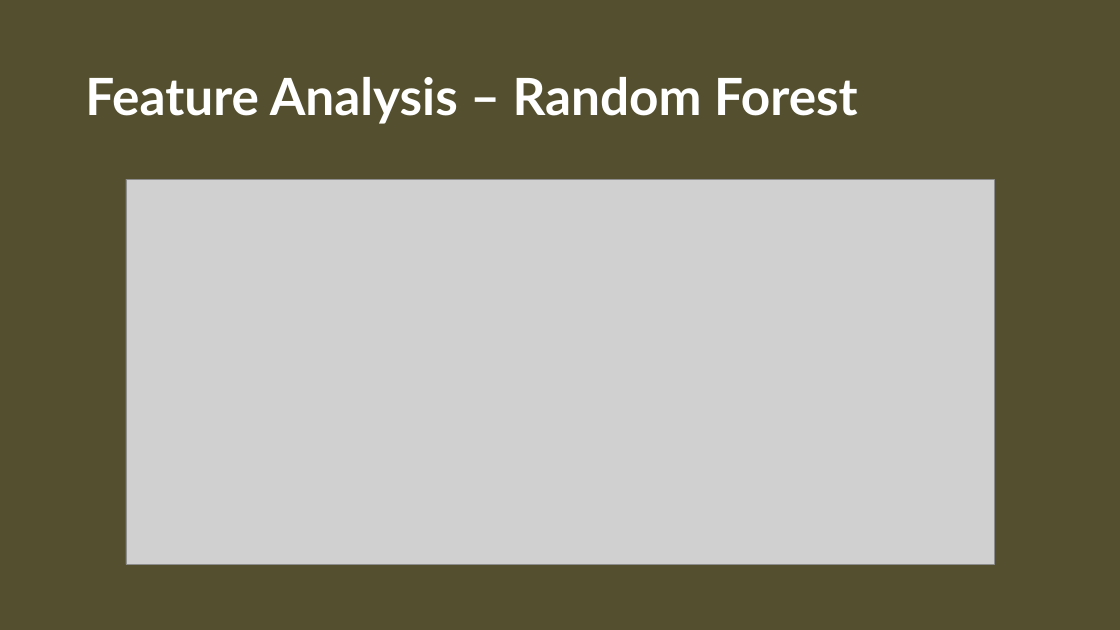
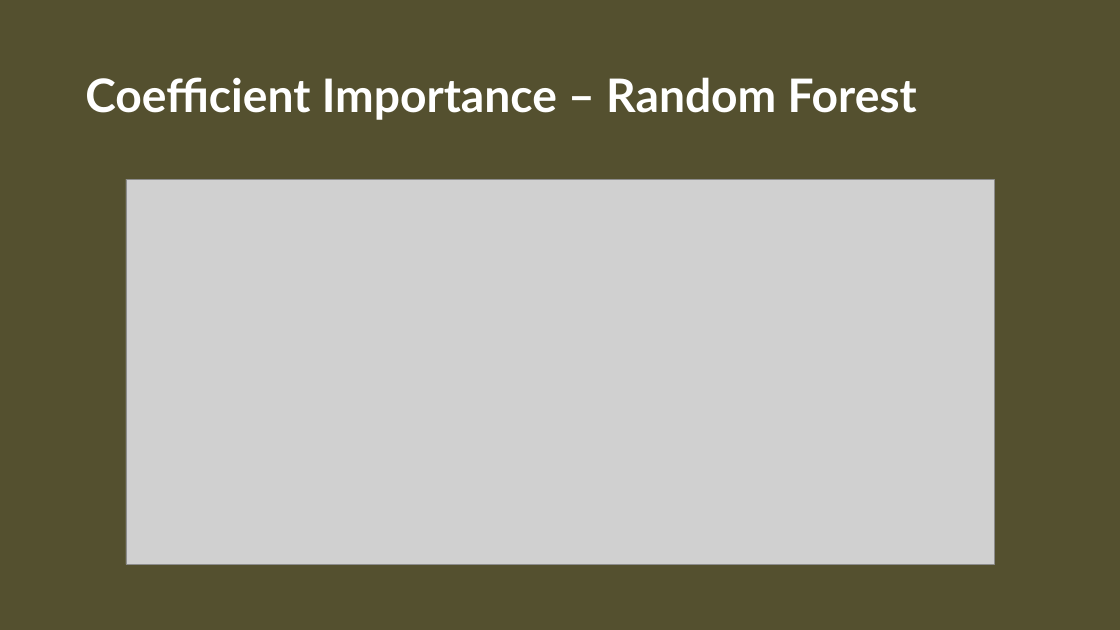
Before and after one commit to CroissantAhhh/GuidedCapstone2, a slide deck: slide 13 of CP2SlideDeck.pptx (slide 14 before the commit). Drawn at 1120x630 pixels with LibreOffice and Linux fonts; fonts in the diff are those of the drawing; grey boxes stand for pictures; background and template pictures are left out. Boxes give left, top, right and bottom in pixels: in the first picture for what was removed or moved away, otherwise in the second. Text is boxed around its words. In the diff, an @@ line names an element or a change of style, - is before the commit and + after.

```diff
--- a/CP2SlideDeck.pptx
+++ b/CP2SlideDeck.pptx
@@ title at [85,77,917,120]: text changed; size 44 to 39.6 pt @@
-Feature Analysis – Random Forest
+Coefficient Importance – Random Forest
```
Also in this commit, not shown: 6 other slides changed, 2 slides added, 1 slide removed, 8 other files.
